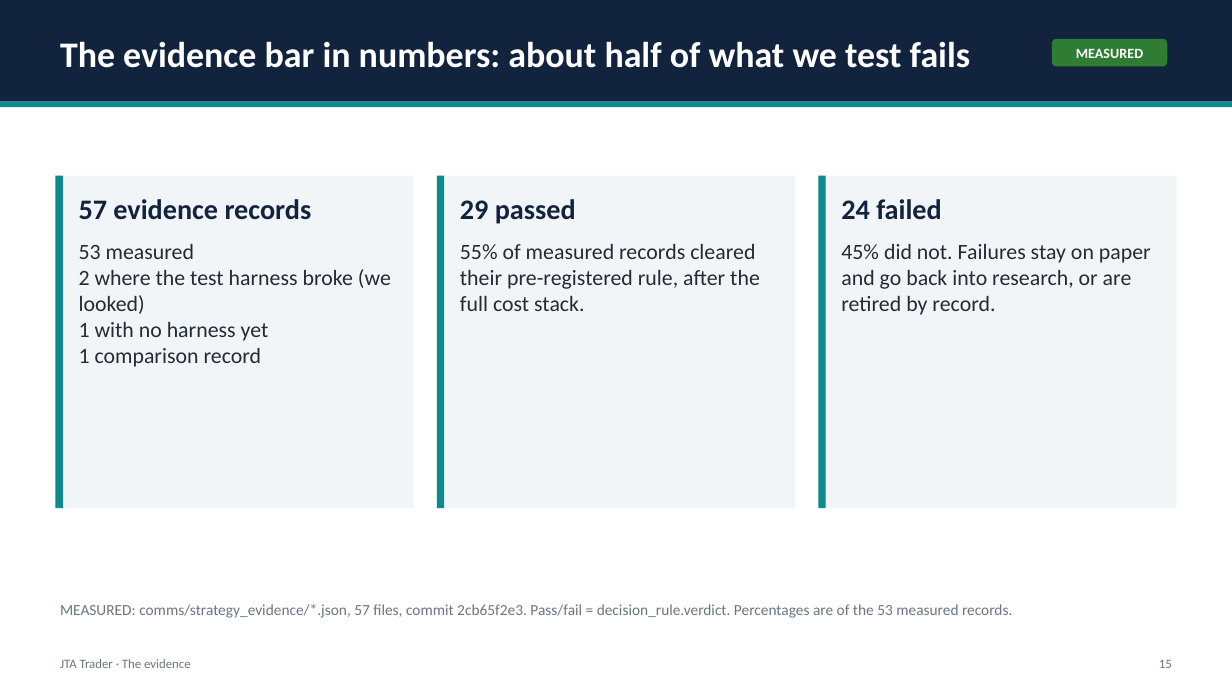
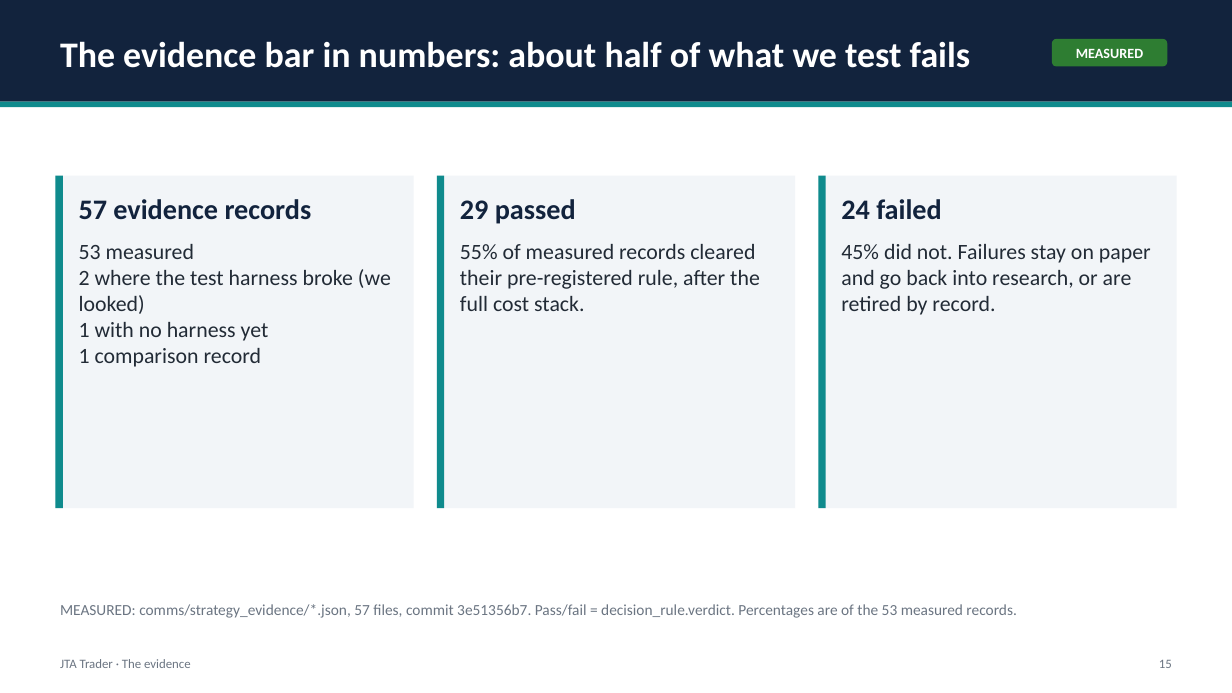
Before and after one commit to benbaichmankass/JTA-Trader, a slide deck: slide 15 of docs/pitch/jta-trader-pitch-deck.pptx. Drawn at 1232x693 pixels with LibreOffice and Linux fonts; fonts in the diff are those of the drawing. Boxes give left, top, right and bottom in pixels: in the first picture for what was removed or moved away, otherwise in the second. Text is boxed around its words. In the diff, an @@ line names an element or a change of style, - is before the commit and + after.

```diff
--- a/docs/pitch/jta-trader-pitch-deck.pptx
+++ b/docs/pitch/jta-trader-pitch-deck.pptx
@@ text at (60, 604, 1016, 618): text changed @@
-MEASURED: comms/strategy_evidence/*.json, 57 files, commit 2cb65f2e3. Pass/fail = decision_rule.verdict. Percentages are of the 53 measured records.
+MEASURED: comms/strategy_evidence/*.json, 57 files, commit 3e51356b7. Pass/fail = decision_rule.verdict. Percentages are of the 53 measured records.
```
Also in this commit, not shown: 7 other slides changed, 2 other files.
